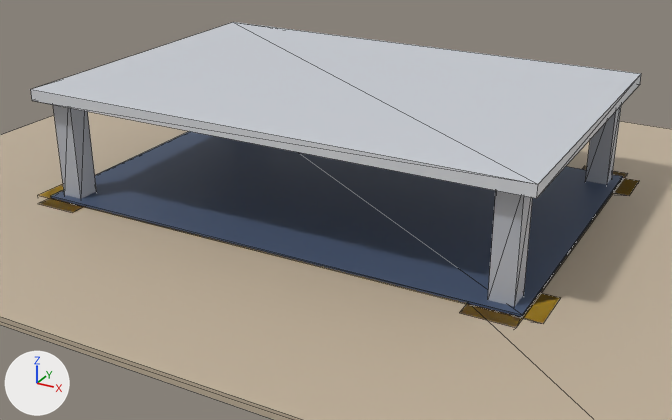
Before and after pictures for a commit that changed the glTF model tools/bim_generator/generated_models/elevated_flood_resilient_house/stage_05_beams.glb.
Camera for both pictures: a camera (50 mm lens) standing at (5.29, -9.83, 5.38) and looking at (0.02, -0.25, 0.59). Arrows for +X, +Y and +Z are at lower left; the lights stay in place. The picture after the commit comes second. Mesh edges are drawn as thin lines. Where no turn or scale is listed for an object, it has been applied to the vertices.

The first picture shows 'geometry_0', 'geometry_15', 'geometry_16', 'geometry_17', 'geometry_18', 'geometry_5', 'geometry_7' and 3 more.
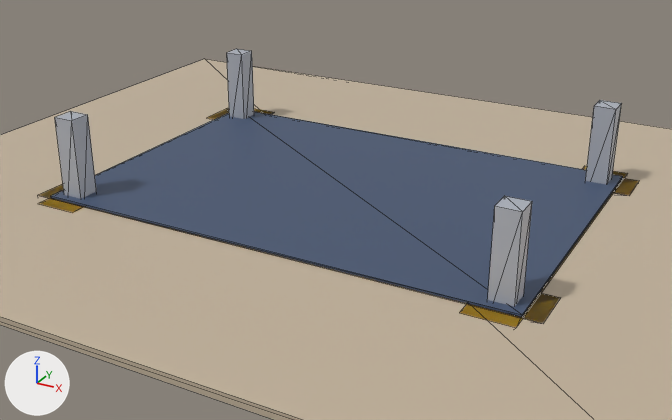
The newer file is also turned or shifted as a whole; pictures and numbers use the older file's frame.

What differs and where, as boxes [x1, y1, x2, y2] in the pictures (672 x 420 px):
'geometry_18', moved (not visible afterwards)
    before: [31, 22, 641, 198]
'geometry_16', moved
    before: [488, 191, 533, 307]
    after: [488, 196, 532, 307]
'geometry_14', unchanged, uncovered by the edit
    after: [227, 49, 254, 119]

Patch to the scene script:
```diff
--- a/tools/bim_generator/generated_models/elevated_flood_resilient_house/stage_05_beams.glb.py
+++ b/tools/bim_generator/generated_models/elevated_flood_resilient_house/stage_05_beams.glb.py
@@ me_geometry_16 @@
 # used by ob_geometry_16; location = (0.0, 0.0, 0.0)
-me_geometry_16.from_pydata(...)  # 8 vertices, 12 faces; spans x 2.68..2.96, y -1.96..-1.68, z 0.8..2.15
+me_geometry_16.from_pydata(...)  # 8 vertices, 12 faces; spans x 2.68..2.96, y -1.96..-1.68, z 0.5..1.85
+# me_geometry_16 part 1: the whole mesh is moved by (0.0, 0.0, -0.3)
 me_geometry_16.materials.append(mat_defaultmaterial_016)
@@ me_geometry_18 @@
 # used by ob_geometry_18; location = (0.0, 0.0, 0.0)
-me_geometry_18.from_pydata(...)  # 8 vertices, 12 faces; spans x -3.12..3.12, y -2.12..2.12, z 2.08..2.22
+me_geometry_18.from_pydata(...)  # 8 vertices, 12 faces; spans x -3.12..3.12, y -2.12..2.12, z 0.5..0.64
+# me_geometry_18 part 2: the whole mesh is moved by (0.0, 0.0, -1.58)
 me_geometry_18.materials.append(mat_defaultmaterial_018)
```
